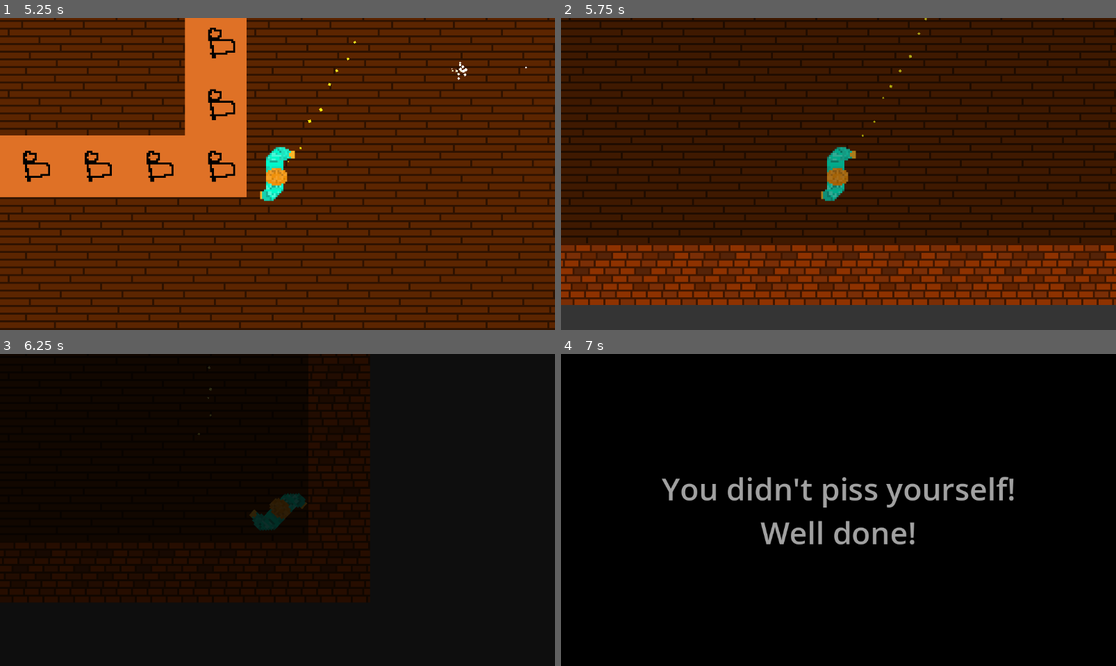
Above: before the commit, frames 1-4 (two rows, left to right).
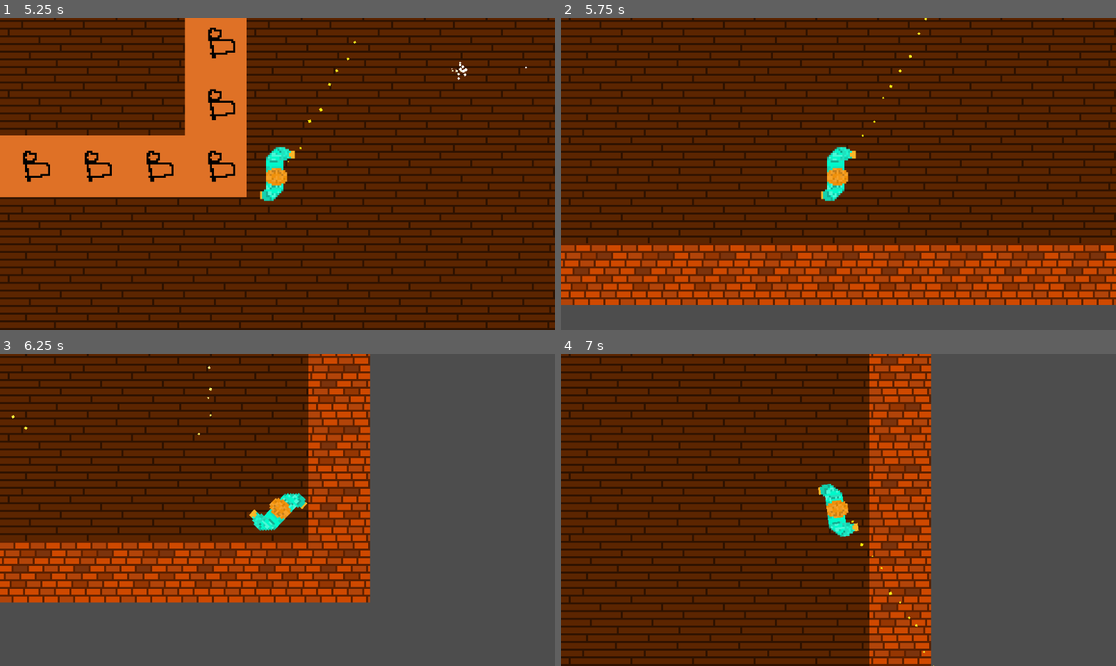
Above: after the commit, the same moments.

Repository: Jibby-Games/PizzaJam11
Game: Godot game, scene res://menu/intro.tscn
The game is run twice, just before and just after one commit, with the same random seed, the same clock (stepped at 60 frames per second) and the same inputs.
Inputs (mouse positions are in pixels of both pictures, inside the frame that each line leads up to):
- Up to frame 1 (5.25 s): move the mouse to (399, 158) at 0.52 s; press the mouse at (399, 158) at 0.53 s; hold D (right) 0.53-1.28 s; move the mouse to (166, 189) at 1.27 s; release the mouse at (166, 189) at 1.28 s; hold S (down) 1.28-2.03 s; click (166, 189) at 1.35 s; move the mouse to (333, 105) at 2.02 s; press the mouse at (333, 105) at 2.03 s; hold D (right) 2.03-2.78 s; move the mouse to (249, 236) at 2.77 s; release the mouse at (249, 236) at 2.78 s; hold W (up) 2.78-3.53 s; click (249, 236) at 2.85 s; move the mouse to (444, 220) at 3.52 s; press the mouse at (444, 220) at 3.53 s; hold A (left) 3.53-5.03 s; move the mouse to (111, 127) at 4.27 s; release the mouse at (111, 127) at 4.28 s; click (111, 127) at 4.35 s; move the mouse to (305, 174) at 5.02 s; press the mouse at (305, 174) at 5.03 s; hold S (down) from 5.03 s (still down)
- Up to frame 2 (5.75 s): keep holding S (down)
- Up to frame 3 (6.25 s): move the mouse to (194, 432) at 5.77 s; release S (down) at 5.78 s; release the mouse at (194, 432) at 5.78 s; hold D (right) from 5.78 s (still down); click (194, 432) at 5.85 s
- Up to frame 4 (7 s): move the mouse to (960, 494) at 6.52 s; release D (right) at 6.53 s; press the mouse at (960, 494) at 6.53 s; hold W (up) from 6.53 s (still down)

Frame 1 is identical in both runs. In frame 2, 79% of the frame differs, in the area x 0-100%, y 0-100%; in frame 3, 100%; in frame 4, 100%.

Commit message:
Put piss deltas in real seconds

Diff:
--- a/player/player.gd
+++ b/player/player.gd
@@ -3,15 +3,15 @@
 var speed = 400  # move speed in pixels/sec
 var is_pissing = false
 
-var current_piss_volume = 1000
-var min_piss_volume = 0
-var max_piss_volume = 2000
+var current_piss_volume = 50.0
+var min_piss_volume = 0.0
+var max_piss_volume = 2000.0
 
-var current_missed_piss = 0
-var max_missed_piss = 250
+var current_missed_piss = 0.0
+var max_missed_piss = 50.0
 
-# per physics frame
-var pissing_delta = 2
+# per second
+var pissing_delta = 10
 var piss_buildup_delta = 1
 
 
@@ -28,9 +28,9 @@
 	move_and_slide()
 
 	if is_pissing:
-		check_piss()
+		check_piss(delta)
 	else:
-		not_pissing()
+		not_pissing(delta)
 
 	# Check that the player has not wet themselves
 	if current_piss_volume >= max_piss_volume:
@@ -50,8 +50,8 @@
 	pass
 
 
-func not_pissing() -> void:
-	current_piss_volume += piss_buildup_delta
+func not_pissing(delta) -> void:
+	current_piss_volume += (piss_buildup_delta * delta)
 
 
 func start_piss() -> void:
@@ -65,9 +65,9 @@
 	is_pissing = false
 
 
-func check_piss() -> void:
+func check_piss(delta) -> void:
 	if current_piss_volume > 0:
-		current_piss_volume -= pissing_delta
+		current_piss_volume -= (pissing_delta * delta)
 
 		# Check for piss targets
 		var is_valid_piss = false
@@ -76,7 +76,7 @@
 			if obj.has_method("pissed_on"):
 				is_valid_piss = obj.pissed_on()
 
-		process_piss(is_valid_piss)
+		process_piss(delta, is_valid_piss)
 
 	else:
 		stop_piss()
@@ -88,11 +88,11 @@
 	UI.show_win()
 
 
-func process_piss(valid: bool) -> void:
+func process_piss(delta: float, valid: bool) -> void:
 	if valid:
 		print("This is a valid target!")
 	else:
-		current_missed_piss += pissing_delta
+		current_missed_piss += (pissing_delta * delta)
 
 	if current_missed_piss >= max_missed_piss:
 		print("The player pissed themselves")
